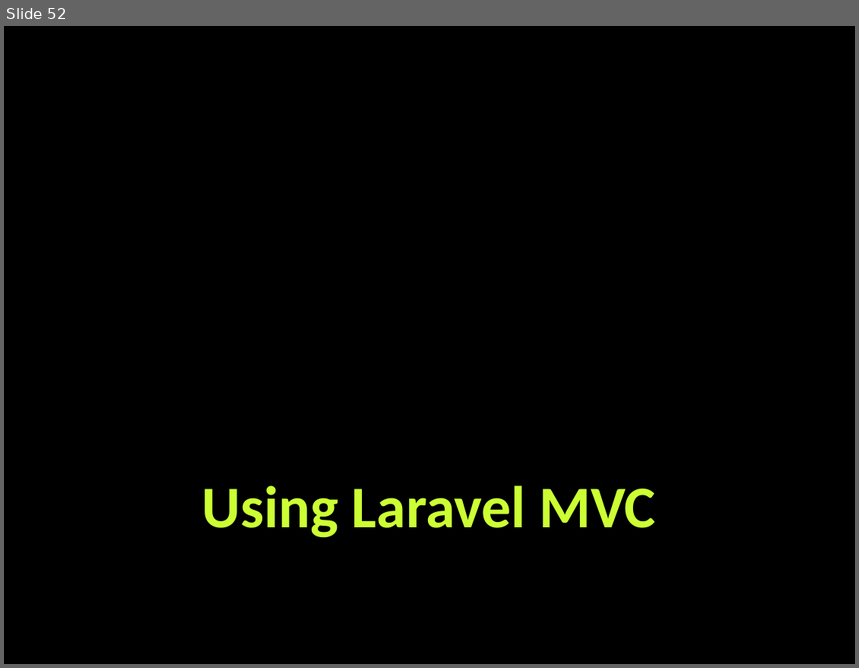
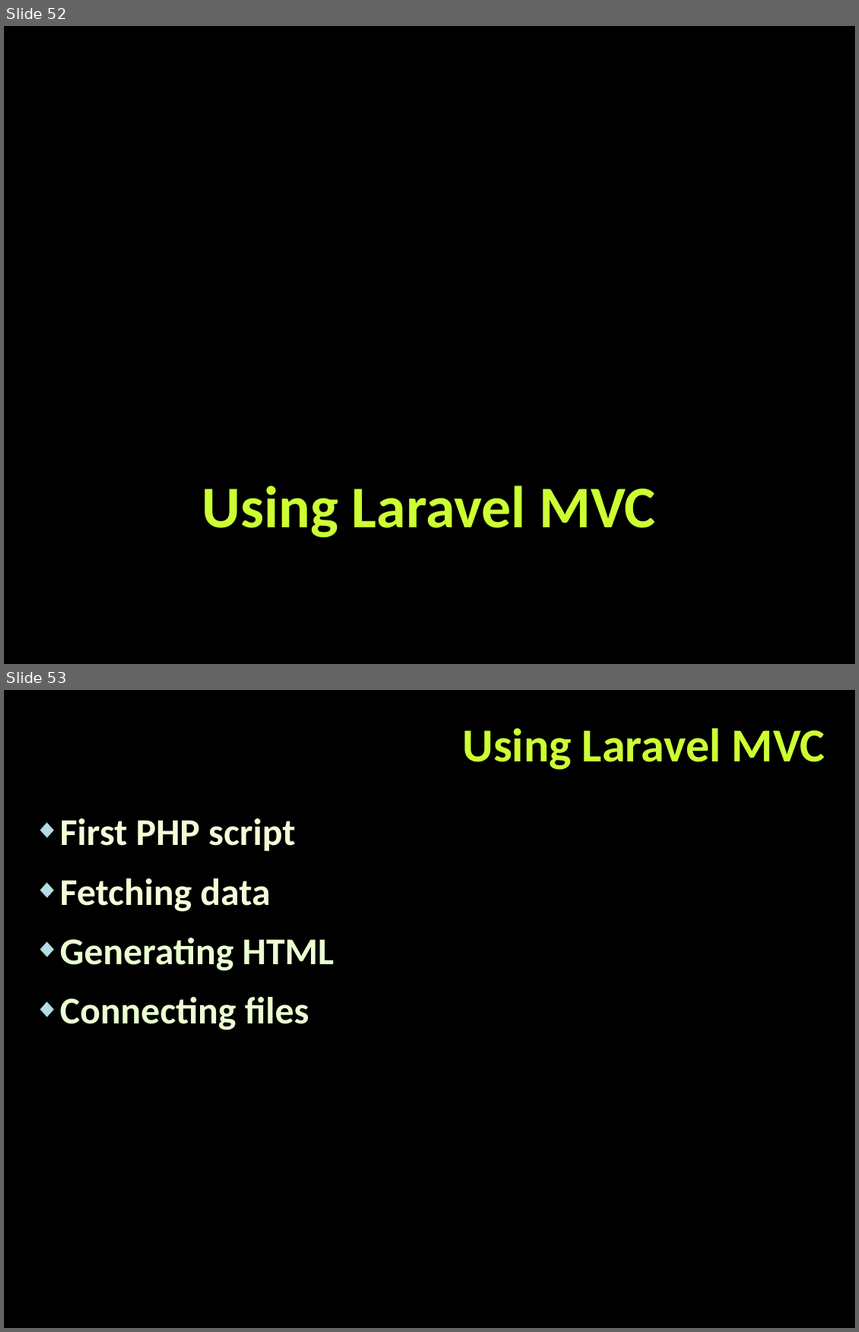
Before and after one commit to tanzhur/PHP_MVC-seminar, a slide deck: PHP_MVC.pptx. Shown one above the other, each under a label of ours: slide 52 before the commit, slides 52 and 53 after it. The pictures are 859x668 and 859x1332 pixels, drawn with LibreOffice and Linux fonts; fonts in the diff are those of the drawing; background and template pictures are left out. Boxes give left, top, right and bottom in pixels: in the first picture for what was removed or moved away, otherwise in the second. Text is boxed around its words. In the diff, an @@ line names an element or a change of style, - is before the commit and + after.

Commit message:
Made more progress on presentatiaon

```diff
--- a/PHP_MVC.pptx
+++ b/PHP_MVC.pptx
@@ slide 53 added at (4, 690, 855, 1328), background picture (left out) @@
@@ title added at (463, 728, 826, 770), 40 pt, text #CCFF33, bold @@
+Using Laravel MVC
@@ text added at (60, 818, 335, 1030), 32 pt, text #EBFFD2, bold @@
+◆ First PHP script
+◆ Fetching data
+◆ Generating HTML
+◆ Connecting files
```
